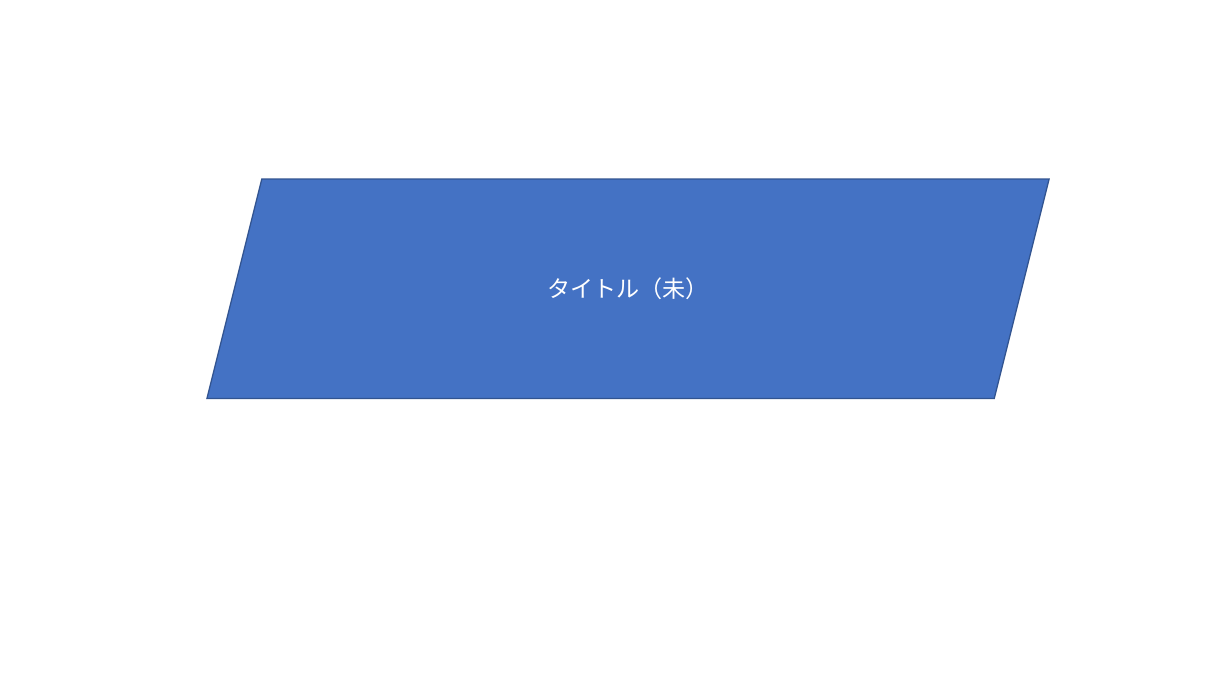
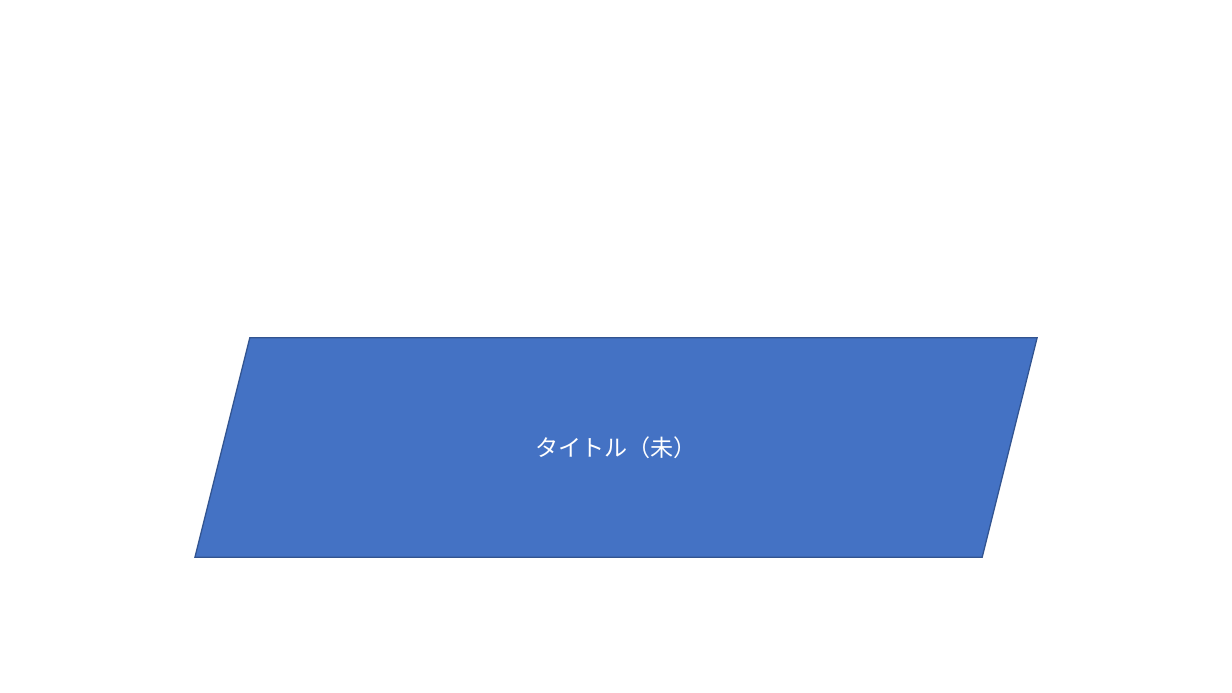
Before and after one commit to nkc20206040/First3DGame, a slide deck: slide 2 of 後期制作_企画書.pptx. Drawn at 1232x693 pixels with LibreOffice and Linux fonts; fonts in the diff are those of the drawing. Boxes give left, top, right and bottom in pixels: in the first picture for what was removed or moved away, otherwise in the second. Text is boxed around its words. In the diff, an @@ line names an element or a change of style, - is before the commit and + after.

```diff
--- a/後期制作_企画書.pptx
+++ b/後期制作_企画書.pptx
@@ parallelogram "タイトル（未）": place and size @@
-parallelogram "タイトル（未）" at [207,179,1049,399]
+parallelogram "タイトル（未）" at [195,338,1037,558]
```
